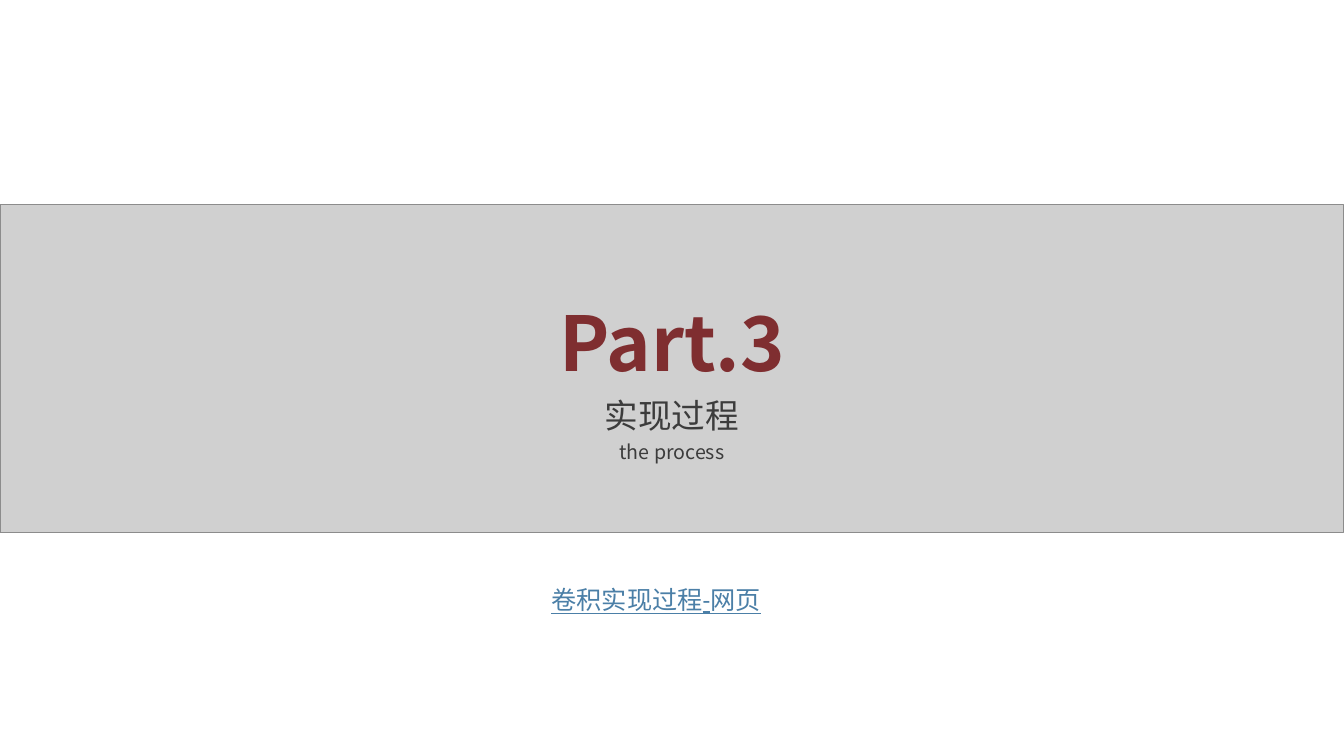
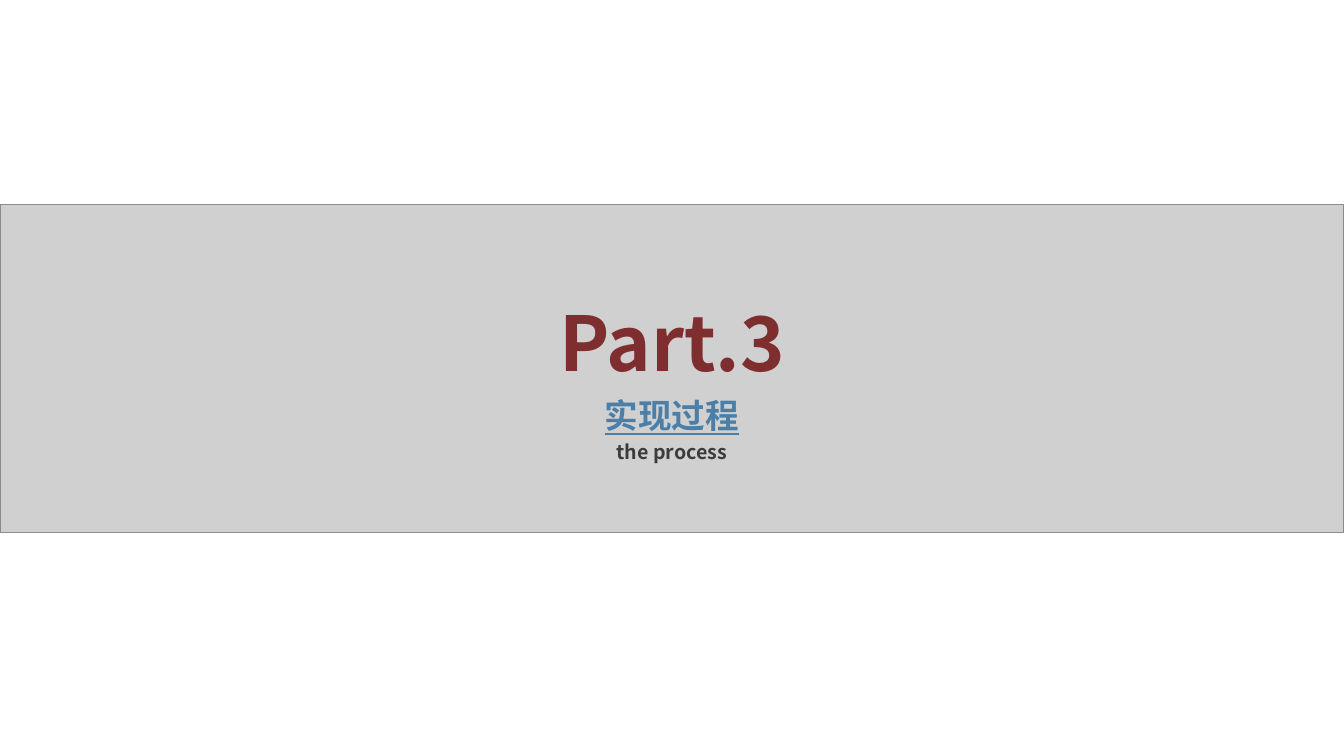
Before and after one commit to DEisreal/DEisreal.github.io, a slide deck: slide 7 of VSS CODE/5_卷积实现过程_3170406037_李易潼_3170406034_毛佳雁_3170406036_祝立群/PPT_3170406037_李易潼_3170406034_毛佳雁_3170406036_祝立群/PPT_3170406037_李易潼_3170406034_毛佳雁_3170406036_祝立群.pptx. Drawn at 1344x756 pixels with LibreOffice and Linux fonts; fonts in the diff are those of the drawing; grey boxes stand for pictures. Boxes give left, top, right and bottom in pixels: in the first picture for what was removed or moved away, otherwise in the second. Text is boxed around its words. In the diff, an @@ line names an element or a change of style, - is before the commit and + after.

```diff
--- a/VSS CODE/5_卷积实现过程_3170406037_李易潼_3170406034_毛佳雁_3170406036_祝立群/PPT_3170406037_李易潼_3170406034_毛佳雁_3170406036_祝立群/PPT_3170406037_李易潼_3170406034_毛佳雁_3170406036_祝立群.pptx
+++ b/VSS CODE/5_卷积实现过程_3170406037_李易潼_3170406034_毛佳雁_3170406036_祝立群/PPT_3170406037_李易潼_3170406034_毛佳雁_3170406036_祝立群/PPT_3170406037_李易潼_3170406034_毛佳雁_3170406036_祝立群.pptx
@@ text "实现过程" at box(605, 399, 739, 463): text colour #3C3C3C to #4B7FA7, underline on in "实现过程"; bold on @@
@@ text removed at box(551, 588, 760, 614) @@
-卷积实现过程-网页
```
Also in this commit, not shown: 11 other slides changed, 2 other files.
